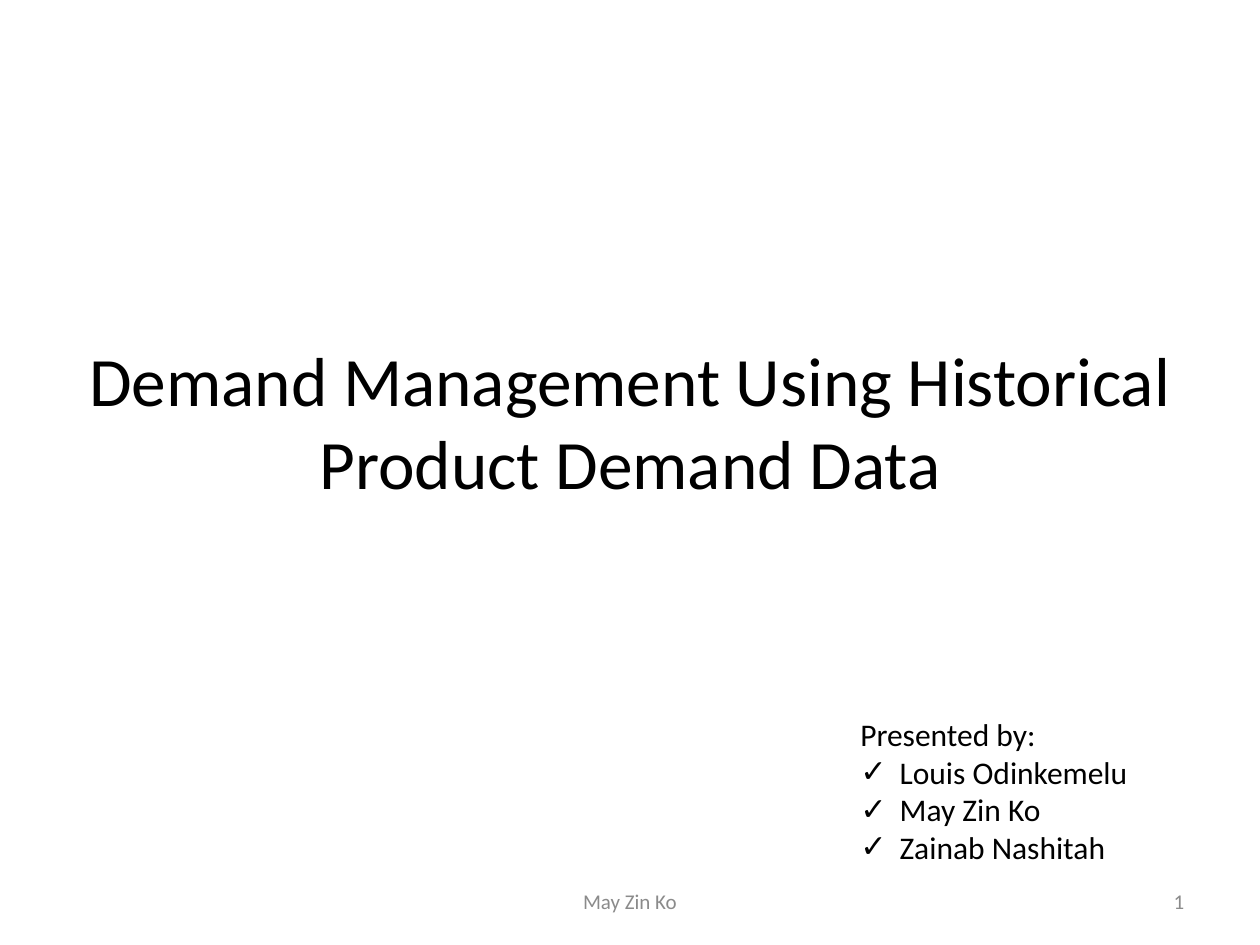
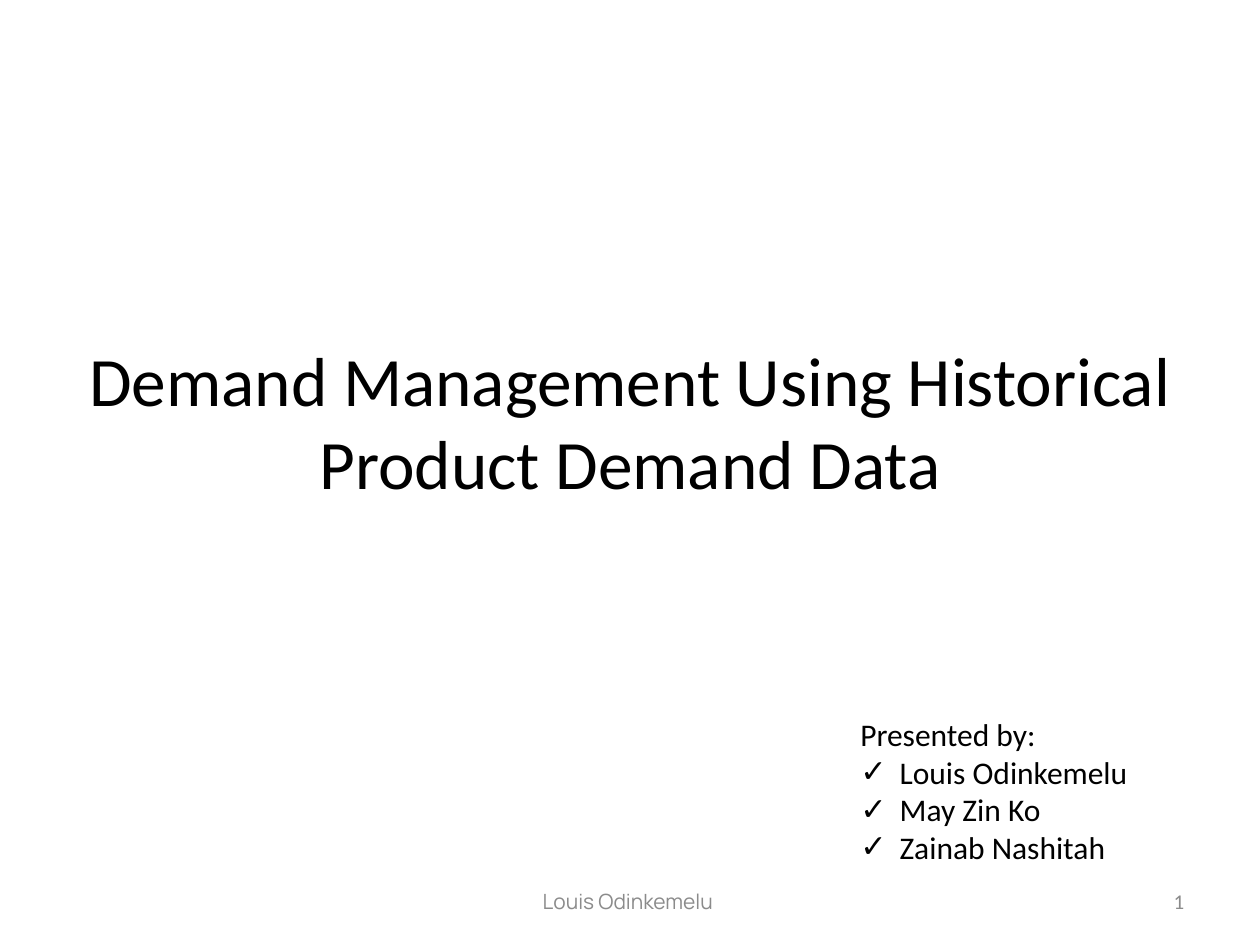
Before and after one commit to MayZinKo/Demand_Management_Industrial_Analytics_Project, a slide deck: slide 1 of Demand_Management_Presentation.pptx. Drawn at 1260x945 pixels with LibreOffice and Linux fonts; fonts in the diff are those of the drawing. Boxes give left, top, right and bottom in pixels: in the first picture for what was removed or moved away, otherwise in the second. Text is boxed around its words. In the diff, an @@ line names an element or a change of style, - is before the commit and + after.

```diff
--- a/Demand_Management_Presentation.pptx
+++ b/Demand_Management_Presentation.pptx
@@ text at (x1=543, y1=893, x2=712, y2=909): text changed; font Calibri to Manrope @@
-May Zin Ko
+Louis Odinkemelu
```
Also in this commit, not shown: 9 other slides changed, 5 slides added, 6 slides removed, 1 other file.
